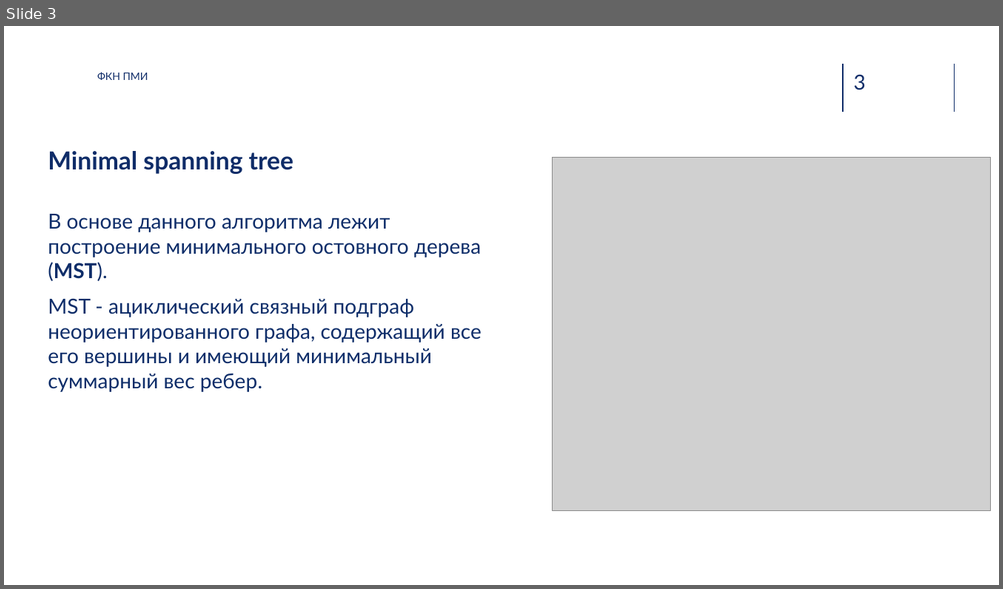
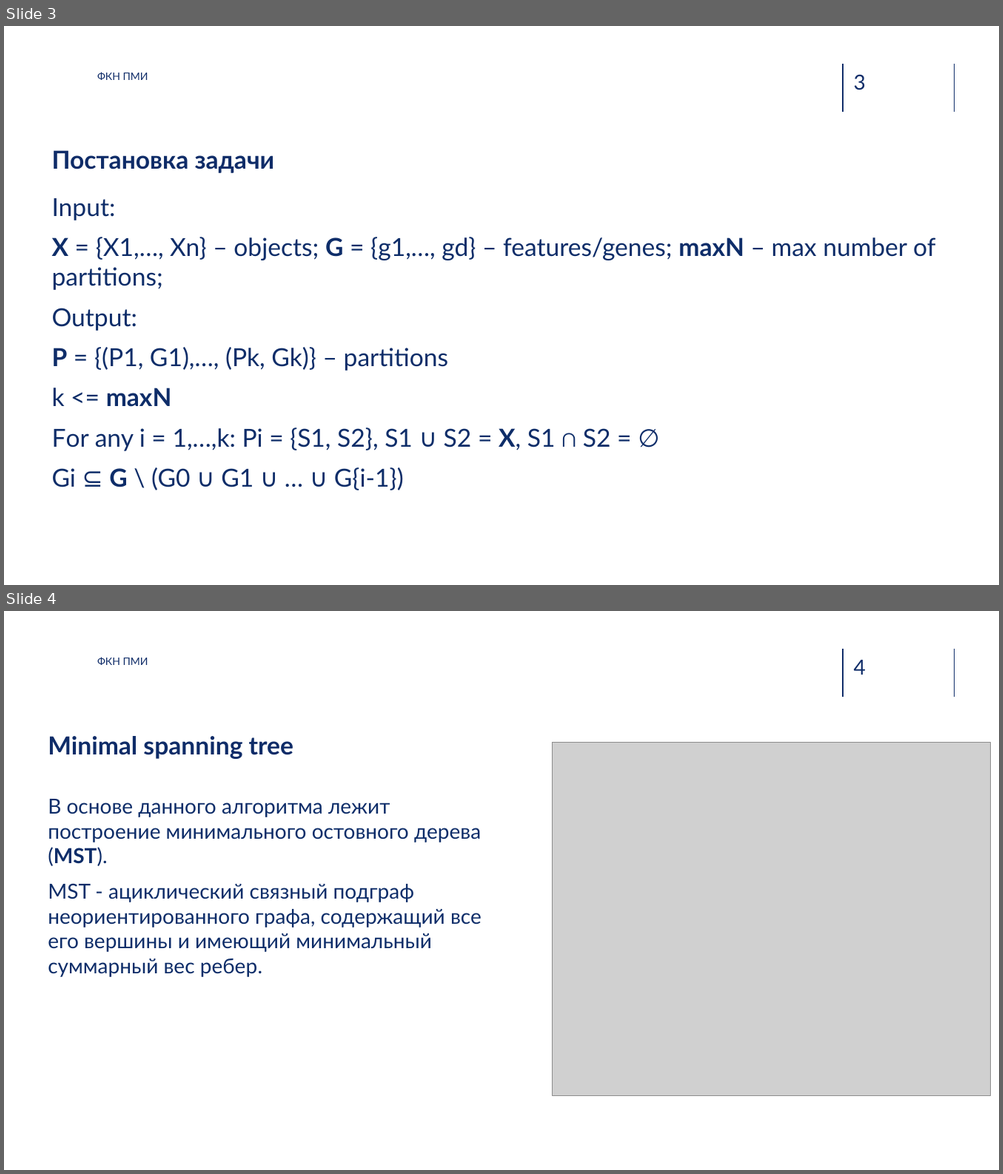
Before and after one commit to potroshitelshuk/Iterative-Class-Discovery, a slide deck: Отчетные материалы/Презентация.pptx. Shown one above the other, each under a label of ours: slide 3 before the commit, slides 3 and 4 after it. The pictures are 1003x589 and 1003x1174 pixels, drawn with LibreOffice and Linux fonts; fonts in the diff are those of the drawing; grey boxes stand for pictures; background and template pictures are left out. Boxes give left, top, right and bottom in pixels: in the first picture for what was removed or moved away, otherwise in the second. Text is boxed around its words. In the diff, an @@ line names an element or a change of style, - is before the commit and + after.

Commit message:
UPD

```diff
--- a/Отчетные материалы/Презентация.pptx
+++ b/Отчетные материалы/Презентация.pptx
@@ slide 3 added at bbox=[4, 26, 999, 585], background picture (left out); not listed: 3 template elements that a slide beside it also shows @@
@@ text added at bbox=[97, 72, 148, 80], 10 pt, text #0F2C68 @@
+ФКН ПМИ
@@ title added at bbox=[52, 150, 275, 173], 24 pt, text #0F2C68, bold @@
+Постановка задачи
@@ text added at bbox=[52, 198, 935, 491], 24 pt, text #0E2D69 @@
+Input:
+X = {X1,…, Xn} – objects; G = {g1,…, gd} – features/genes; maxN – max number of partitions;
+Output:
+P = {(P1, G1),…, (Pk, Gk)} – partitions
+k <= maxN
+For any i = 1,…,k: Pi = {S1, S2}, S1 ∪ S2 = X, S1 ∩ S2 = ∅
+Gi ⊆ G \ (G0 ∪ G1 ∪ … ∪ G{i-1})
@@ what was slide 3 is now slide 4 @@
@@ page number at bbox=[854, 660, 865, 675]: text changed @@
-3
+4
```
Also in this commit, not shown: 2 slides changed.
